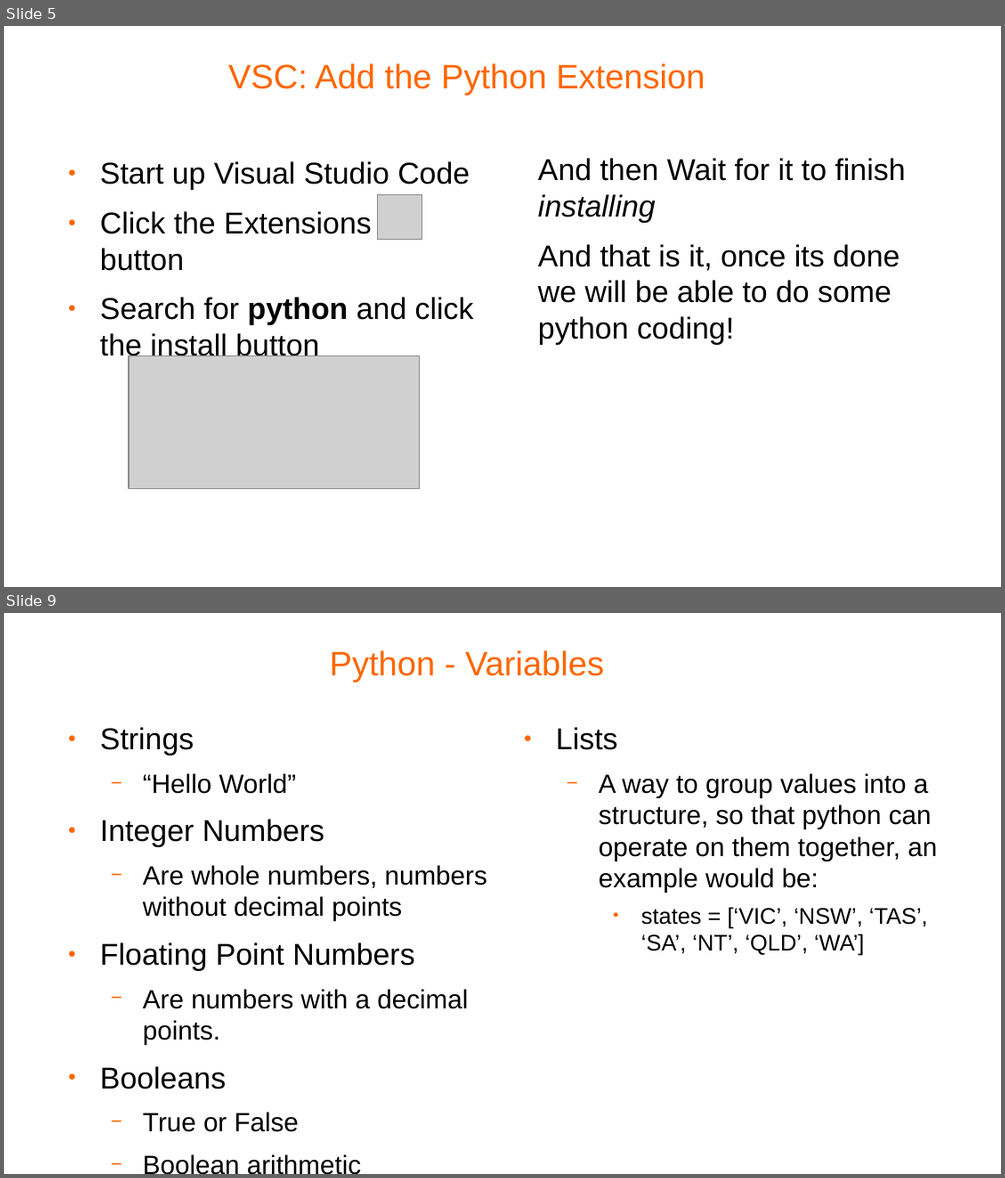
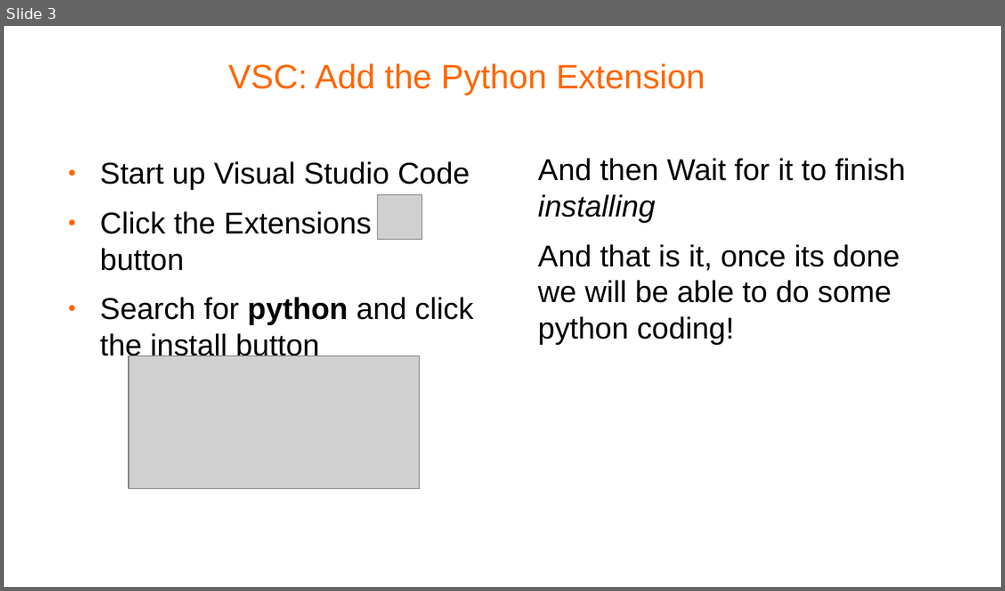
Before and after one commit to pellcorp/coding, a slide deck: docs/python-coding-vsc.odp. Shown one above the other, each under a label of ours: slides 5 and 9 before the commit, slide 3 after it; the slides between them are not shown. The pictures are 1005x1178 and 1005x591 pixels, drawn with LibreOffice and Linux fonts; fonts in the diff are those of the drawing; grey boxes stand for pictures; background and template pictures are left out. Boxes give left, top, right and bottom in pixels: in the first picture for what was removed or moved away, otherwise in the second. Text is boxed around its words. In the diff, an @@ line names an element or a change of style, - is before the commit and + after.

Commit message:
added python coding vsc

```diff
--- a/docs/python-coding-vsc.odp
+++ b/docs/python-coding-vsc.odp
@@ slide 9 removed at <box>4,613,1001,1174</box>, background #FFFFFF @@
@@ title removed at <box>330,650,604,682</box> @@
-Python - Variables
@@ text removed at <box>100,727,487,1132</box> @@
-● Strings
-  − “Hello World”
-● Integer Numbers
-  − Are whole numbers, numbers without decimal points
-● Floating Point Numbers
-  − Are numbers with a decimal points.
-● Booleans
-  − True or False
-  − Boolean arithmetic
@@ text removed at <box>556,727,937,956</box> @@
-● Lists
-  − A way to group values into a structure, so that python can operate on them together, an example would be:
-    ● states = [‘VIC’, ‘NSW’, ‘TAS’, ‘SA’, ‘NT’, ‘QLD’, ‘WA’]
@@ what was slide 5 is now slide 3 @@
```
Also in this commit, not shown: 1 slide changed, 10 other slides removed, 1 other file.
